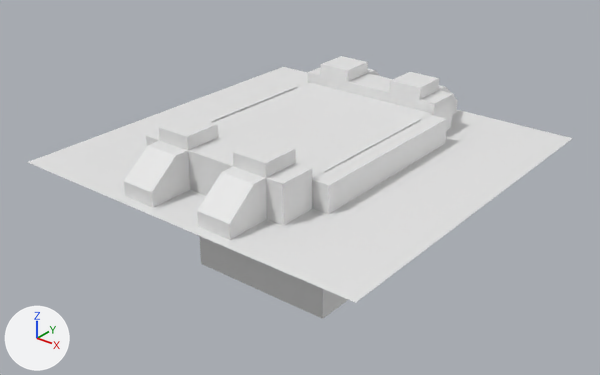
Renders of the FBX model Assets/Art/Models/Environment Models/Level 2/Ground/Environment2_Ground_TileSmallSpawnPoint.fbx from each side of a commit.
Rendered twice from a camera (50 mm lens) standing at (24.3, -31.1, 17.0) and looking at (-0.3, -0.4, -2.1). The lights are fixed; the arrows at lower left show +X, +Y and +Z. Materials are left out; every surface is plain grey. Where no turn or scale is listed for an object, it has been applied to the vertices.

The first picture shows 'SmallGround Spawn', 'Spawn Shield'.
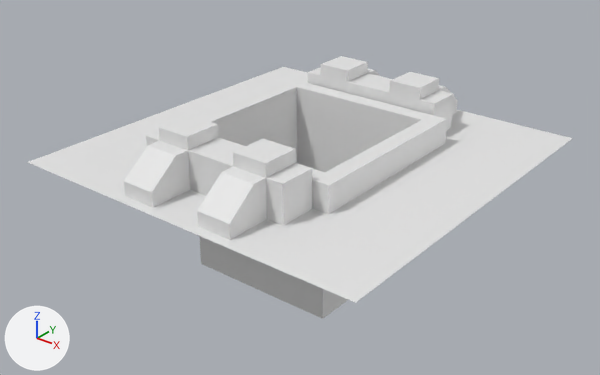
The change, as a diff of the scene's bpy script:
```diff
--- a/Assets/Art/Models/Environment Models/Level 2/Ground/Environment2_Ground_TileSmallSpawnPoint.fbx.py
+++ b/Assets/Art/Models/Environment Models/Level 2/Ground/Environment2_Ground_TileSmallSpawnPoint.fbx.py
@@ ob_spawn_shield @@
-ob_spawn_shield = bpy.data.objects.new('Spawn Shield', me_plane_006)
-ob_spawn_shield.location = (0.06, -0.04, 1.42)
```

Boxes [x1, y1, x2, y2] around the edits, measured in the pictures (600 x 375 px):
'Spawn Shield', deleted
    before: [213, 83, 432, 178]
